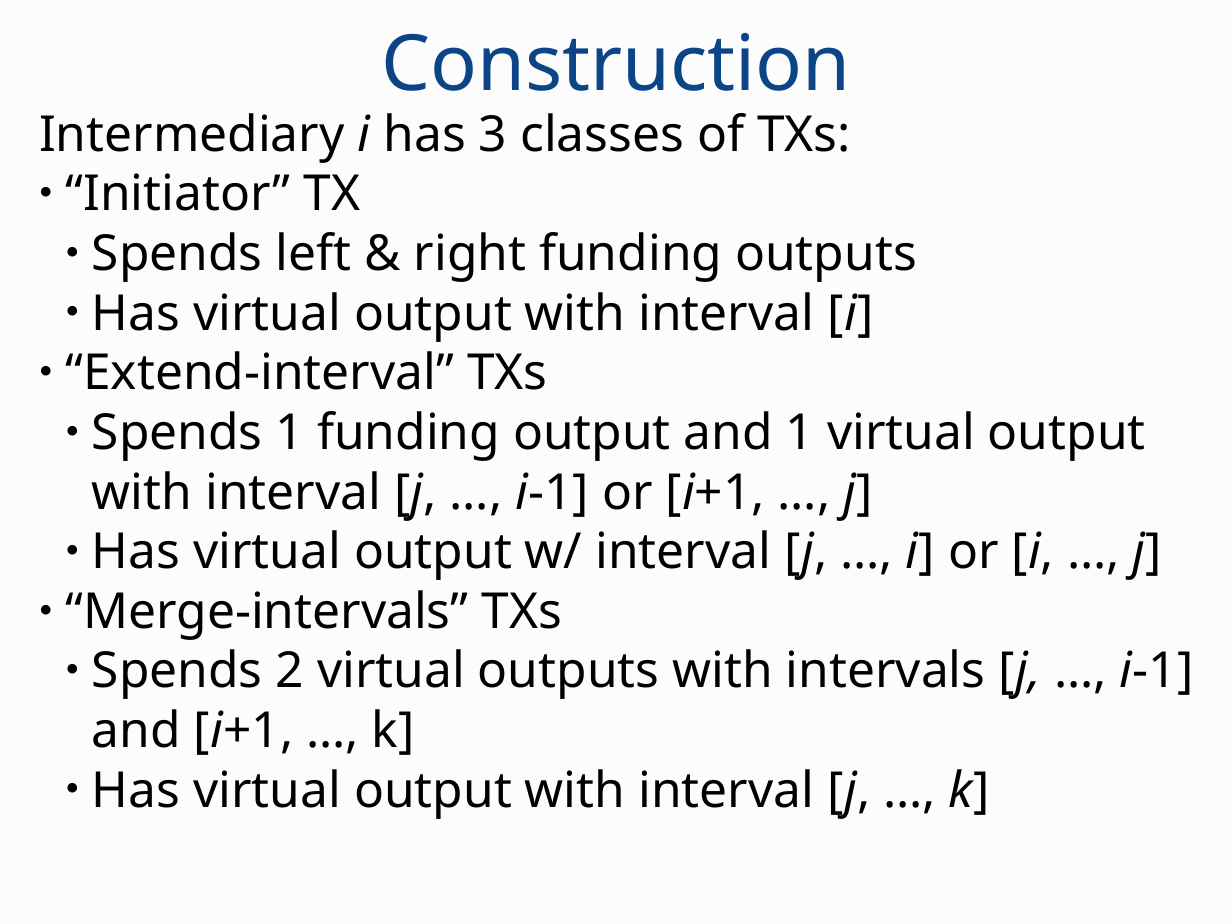
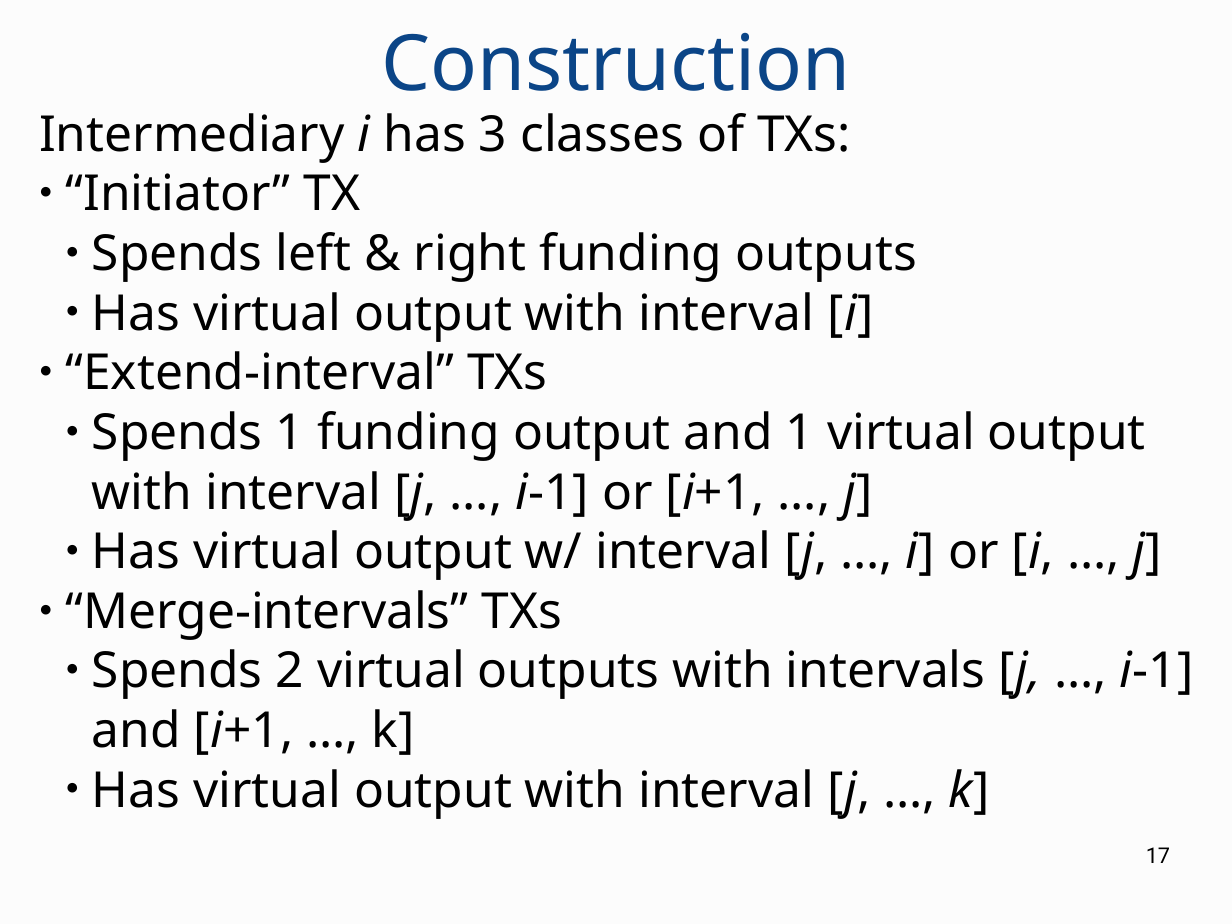
Before and after one commit to OrfeasLitos/virtual-payment-channels, a slide deck: slide 17 of slides/presentation.odp (slide 7 before the commit). Drawn at 1232x924 pixels with LibreOffice and Linux fonts; fonts in the diff are those of the drawing. Boxes give left, top, right and bottom in pixels: in the first picture for what was removed or moved away, otherwise in the second. Text is boxed around its words. In the diff, an @@ line names an element or a change of style, - is before the commit and + after.

```diff
--- a/slides/presentation.odp
+++ b/slides/presentation.odp
@@ page number added at [1146,847,1170,863], 14 pt, text #000000 @@
+17
```
Also in this commit, not shown: 22 other slides changed, 9 slides added.
